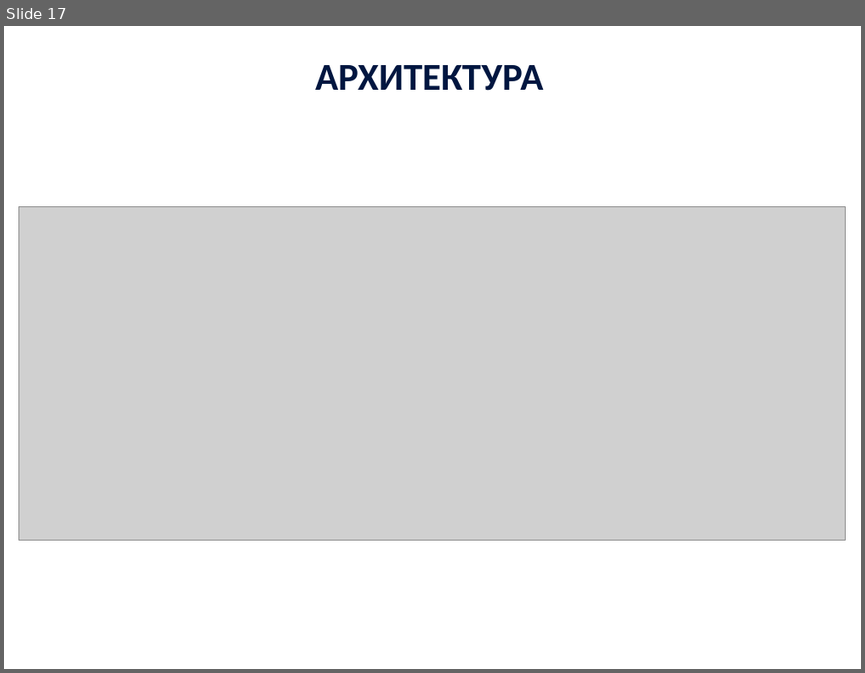
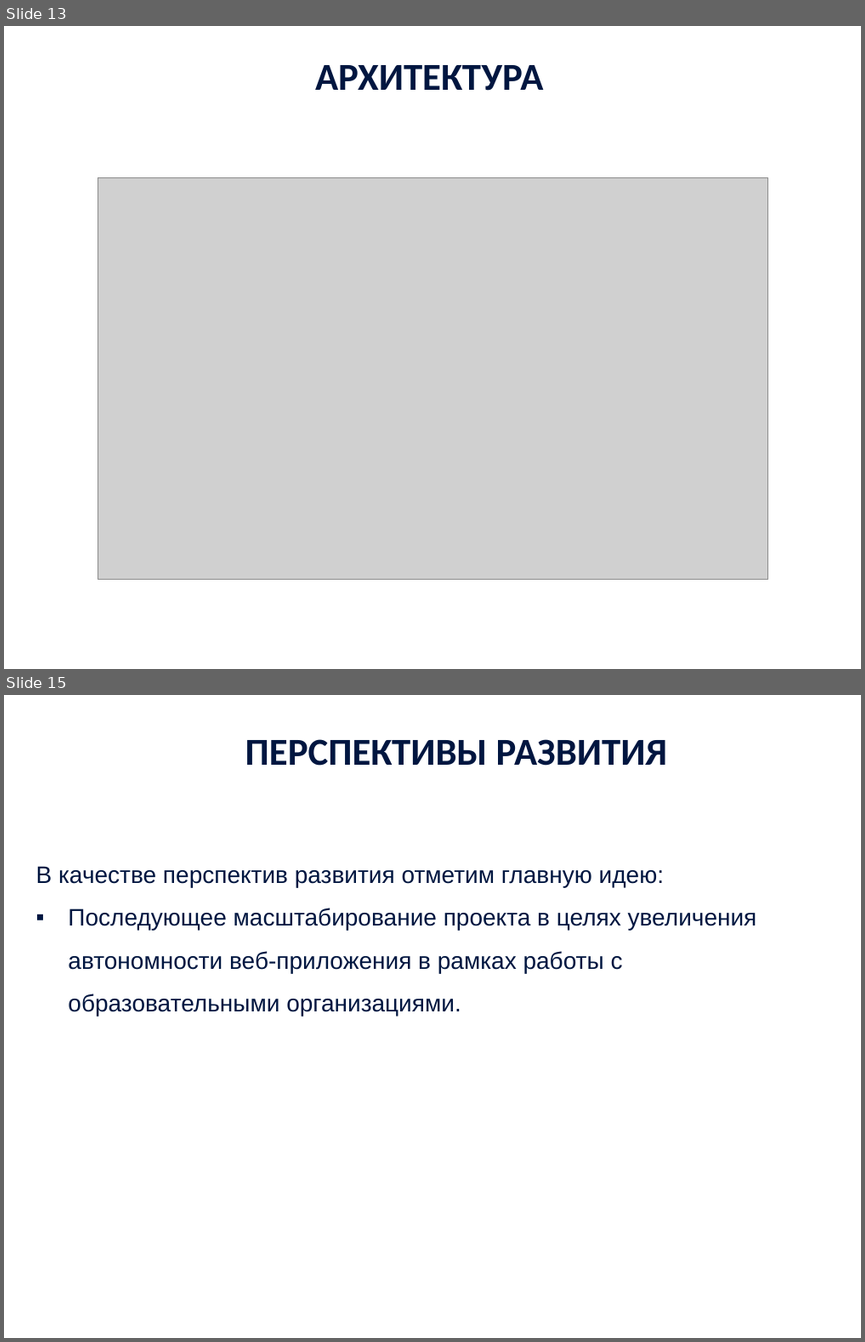
Before and after one commit to JaydenPears/LMS, a slide deck: Documentation/Чернов Владимир Презентация проектной работы.pptx. Shown one above the other, each under a label of ours: slide 17 before the commit, slides 13 and 15 after it; the slides between them are not shown. The pictures are 865x673 and 865x1342 pixels, drawn with LibreOffice and Linux fonts; fonts in the diff are those of the drawing; grey boxes stand for pictures; background and template pictures are left out. Boxes give left, top, right and bottom in pixels: in the first picture for what was removed or moved away, otherwise in the second. Text is boxed around its words. In the diff, an @@ line names an element or a change of style, - is before the commit and + after.

```diff
--- a/Documentation/Чернов Владимир Презентация проектной работы.pptx
+++ b/Documentation/Чернов Владимир Презентация проектной работы.pptx
@@ slide 15 added at (x1=4, y1=695, x2=861, y2=1338), background picture (left out) @@
@@ text added at (x1=245, y1=739, x2=667, y2=766), 32 pt, text #001640, bold @@
+ПЕРСПЕКТИВЫ РАЗВИТИЯ
@@ text added at (x1=36, y1=866, x2=757, y2=1015), 20 pt, text #001640 @@
+В качестве перспектив развития отметим главную идею:
+▪ Последующее масштабирование проекта в целях увеличения автономности веб-приложения в рамках работы с образовательными организациями.
@@ what was slide 17 is now slide 13 @@
@@ slide 13 changed as well @@
@@ picture resized from (x1=18, y1=207, x2=845, y2=540) to (x1=98, y1=177, x2=767, y2=578) @@
```
Also in this commit, not shown: 3 other slides changed, 12 other slides added, 24 slides removed, 4 other files.
